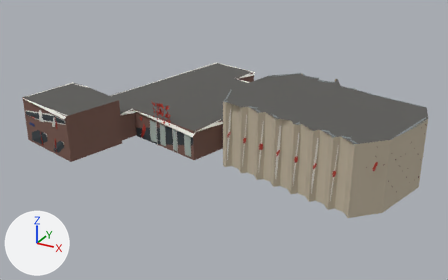
The glTF model public/canal-drive/models/de-kandelaar-vening-meineszlaan.lod1.glb, before and after one commit.
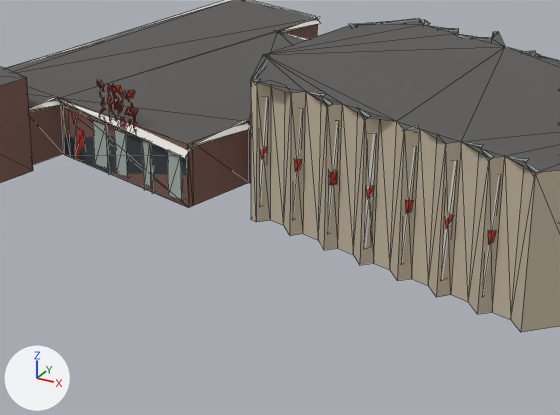
Old and new are each drawn whole from a 50 mm camera at (27.9, -66.3, 33.4) aimed at (-8.6, -0.1, 0.3) and again close up on the part from 24% to 82% of the width and 23% to 92% of the height. Lighting does not change. The marker at lower left points along +X, +Y and +Z. The last two pictures show the newer version. The close-ups show mesh edges as thin lines. Where no turn or scale is listed for an object, it has been applied to the vertices. Vertices at exactly the same position are counted once.

Before the edit, the objects in view are built like this:
```python
me_de_kandelaar_vening_meineszlaan = bpy.data.meshes.new('de-kandelaar-vening-meineszlaan')
me_de_kandelaar_vening_meineszlaan.from_pydata(...)  # 1005 vertices, 997 faces; spans x -24.6..24.6, y -17.9..17.9, z -4.2..4.2
me_de_kandelaar_vening_meineszlaan.materials.append(mat_brick)  # brown #7a5a50
me_de_kandelaar_vening_meineszlaan.materials.append(mat_greybrick)  # beige #c4b8a2
me_de_kandelaar_vening_meineszlaan.materials.append(mat_slate)  # dark grey #5c5b58
me_de_kandelaar_vening_meineszlaan.materials.append(mat_white)  # white #e9e7e1
me_de_kandelaar_vening_meineszlaan.materials.append(mat_glass)  # dark grey #363d42
me_de_kandelaar_vening_meineszlaan.materials.append(mat_red)  # red #b8382c
me_de_kandelaar_vening_meineszlaan.materials.append(mat_blue)  # dark blue #2c3f7a
me_de_kandelaar_vening_meineszlaan.materials.append(mat_pink)  # grey #a9b5ae
me_de_kandelaar_vening_meineszlaan.materials.append(mat_concrete)  # white #e5e3dc
me_de_kandelaar_vening_meineszlaan.materials.append(mat_sandstone)  # grey #8c979a
# before: 561 (-8.6, -7.9, -0.1) at pixel (103, 108), 570 (-8.4, -8.0, 1.1) at pixel (104, 91), 588 (-7.7, -8.4, 1.5) at pixel (110, 88), 595 (-7.8, -8.1, -0.8), 598 (-7.8, -8.2, 0.7) at pixel (111, 100)
# before: 642 (-7.2, -8.7, 0.3) at pixel (114, 110), 655 (-7.1, -8.4, 0.7) at pixel (120, 102), 665 (-6.9, -8.4, -0.5) at pixel (122, 122), 685 (-6.5, -8.5, 1.1) at pixel (126, 98), 688 (-6.5, -8.5, -0.5) at pixel (126, 123)
# before: 697 (-6.3, -8.5, 1.1) at pixel (129, 99)
ob_de_kandelaar_vening_meineszlaan = bpy.data.objects.new('de-kandelaar-vening-meineszlaan', me_de_kandelaar_vening_meineszlaan)
ob_de_kandelaar_vening_meineszlaan.location = (-7.56, 3.06, 4.24)
```
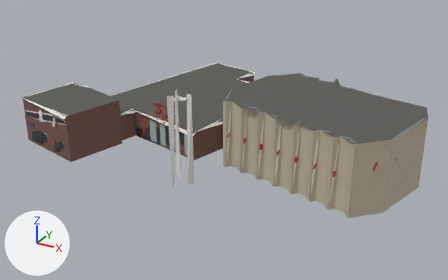
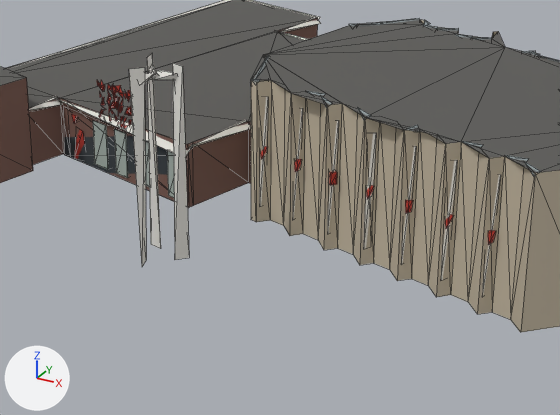
Where the newer file only moved an object's origin or applied its transform, the numbers keep the older frame.

Patch to the scene script:
```diff
--- a/public/canal-drive/models/de-kandelaar-vening-meineszlaan.lod1.glb.py
+++ b/public/canal-drive/models/de-kandelaar-vening-meineszlaan.lod1.glb.py
@@ me_de_kandelaar_vening_meineszlaan @@
 # used by ob_de_kandelaar_vening_meineszlaan; location = (-7.56, 3.06, 4.24)
 # verts and faces of me_de_kandelaar_vening_meineszlaan; kept vertices keep their numbers, new ones are numbered from 1005
-me_de_kandelaar_vening_meineszlaan.from_pydata(...)  # 1005 vertices, 997 faces; spans x -24.6..24.6, y -17.9..17.9, z -4.2..4.2
+me_de_kandelaar_vening_meineszlaan.from_pydata(...)  # 1016 vertices, 1016 faces; spans x -24.6..24.6, y -17.9..17.9, z -4.3..6.7
+# me_de_kandelaar_vening_meineszlaan part 1: 13 loose pieces with 45 vertices, spanning x -11.4..24.0, y -13.4..1.8, z -4.2..4.2, are deleted
+# me_de_kandelaar_vening_meineszlaan part 2
+# 3 vertices are removed from x 21.5..23.1, y -12.4..2.2, z -4.2..3.7
+# 26 faces are deleted
+# 2 vertices move from x 19.1..24.2, y -3.3..4.9, z -4.2..-0.7 to x 20.5..24.1, y -3.1..4.4, z -4.2..-0.5
+# 59 vertices are added at x -1.1..24.0, y -17.1..3.9, z -4.3..6.7
+# 38 new faces join them, mat_brick (brown #7a5a50)
+# 9 new faces join them, mat_slate (dark grey #5c5b58)
+# 28 new faces join them, mat_white (white #e9e7e1)
+# 1 new face joins them, mat_sandstone (grey #8c979a)
+# me_de_kandelaar_vening_meineszlaan part 3
+for i in [570, 655, 665]: verts[i] += (0.1, 0.0, 0.4)
+verts[561] = (-8.6, -7.9, -0.5)  # moved, pixel (103, 114)
+verts[588] = (-7.8, -8.4, 1.1)  # moved, pixel (109, 94)
+verts[595] = (-7.8, -8.1, -0.5)  # moved, pixel (112, 117)
+verts[598] = (-7.7, -8.3, 1.1)  # moved, pixel (111, 94)
+verts[697] = (-6.2, -8.6, 1.5)  # moved
+verts[642] = (-7.2, -8.6, 0.3)  # moved, pixel (116, 109)
+verts[685] = (-6.5, -8.5, 1.5)  # moved, pixel (126, 92)
+verts[688] = (-6.5, -8.5, -0.1)  # moved, pixel (127, 117)
+# other edits to the shape of me_de_kandelaar_vening_meineszlaan do not show in these pictures
 me_de_kandelaar_vening_meineszlaan.materials.append(mat_brick)
```

Boxes [x1, y1, x2, y2] around the edits, measured in the close-ups (560 x 415 px; the box of a moved part takes in the faces that stretch with it):
part 1 of me_de_kandelaar_vening_meineszlaan, deleted: before [74, 124, 560, 223]
part 2 of me_de_kandelaar_vening_meineszlaan, built on: before [252, 47, 505, 142]; after [129, 25, 505, 266]
part 3 of me_de_kandelaar_vening_meineszlaan, moved or reshaped: before [100, 89, 126, 126]; after [100, 85, 127, 125]
